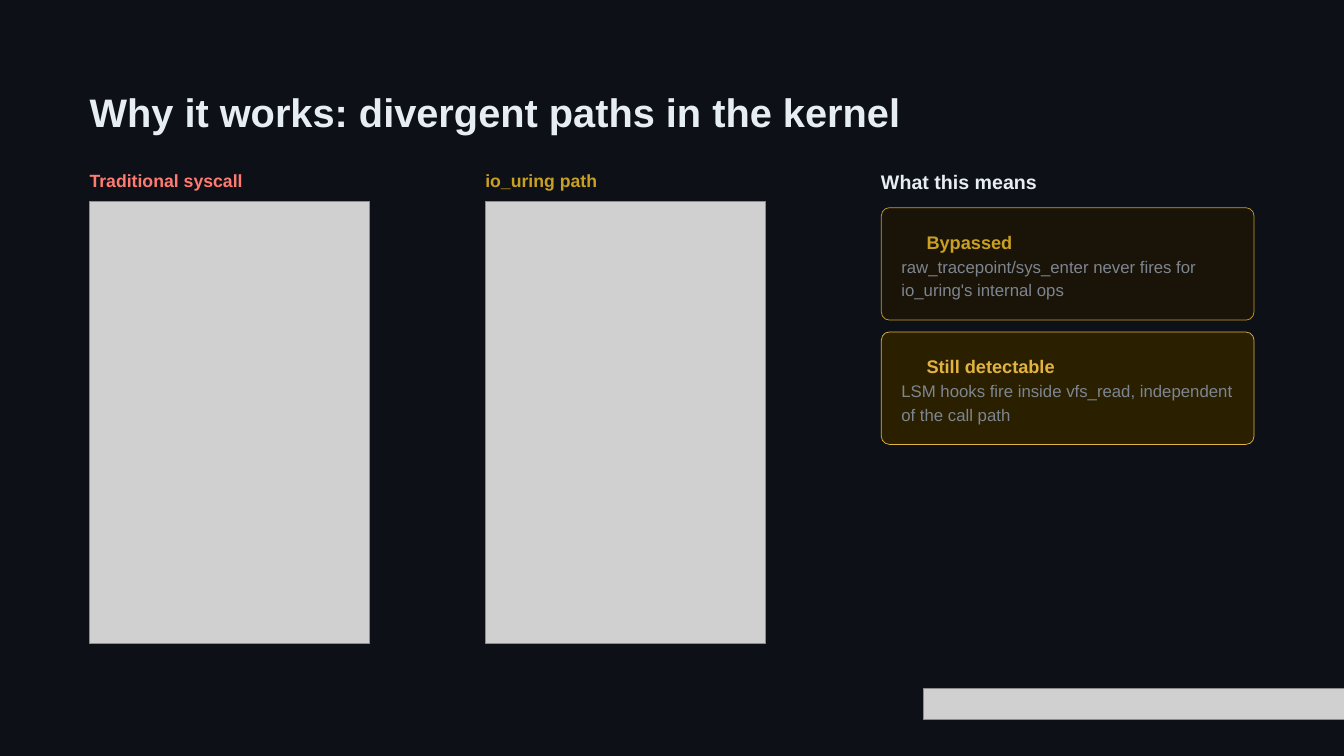
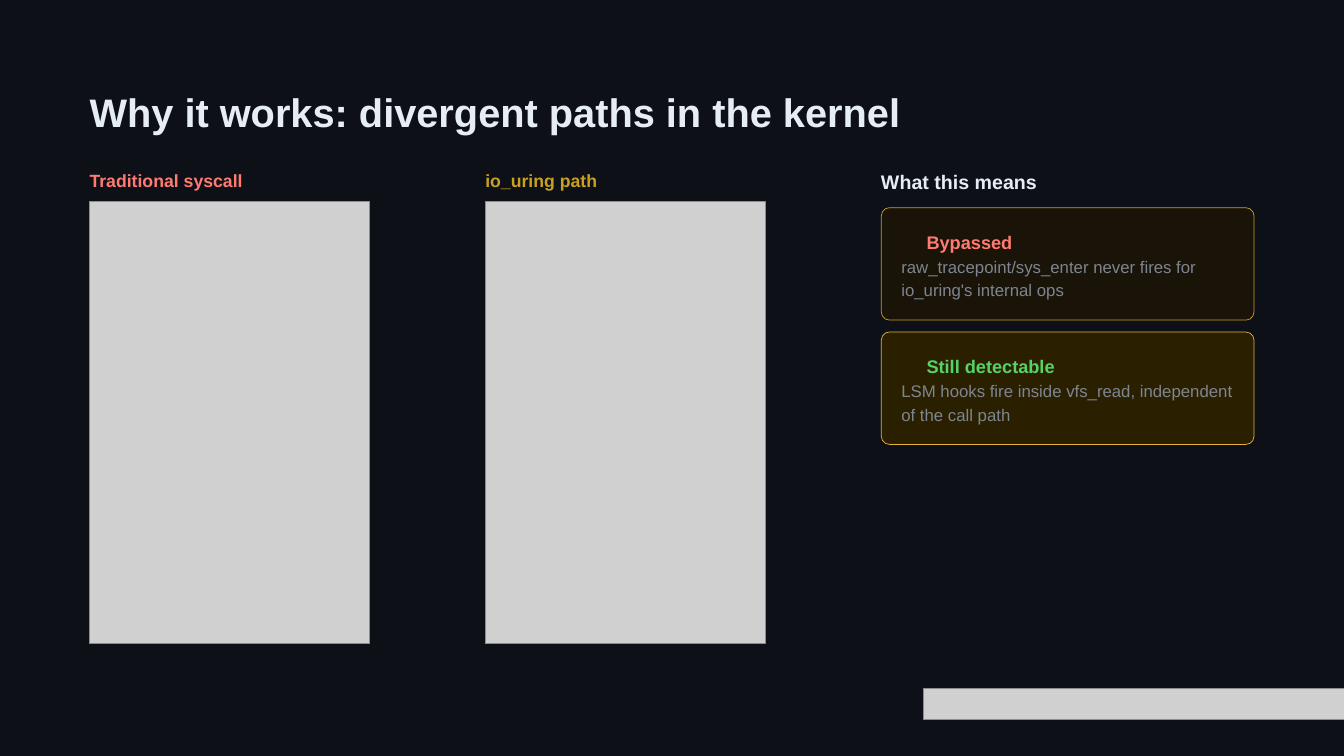
Before and after one commit to maycon/I-OWN-URING, a slide deck: slide 12 of talk/What EDRs Don't See - Syscall-less Shellcode via io_uring.pptx. Drawn at 1344x756 pixels with LibreOffice and Linux fonts; fonts in the diff are those of the drawing; grey boxes stand for pictures; background and template pictures are left out. Boxes give left, top, right and bottom in pixels: in the first picture for what was removed or moved away, otherwise in the second. Text is boxed around its words. In the diff, an @@ line names an element or a change of style, - is before the commit and + after.

Commit message:
talk: S12 outcome icons follow the deck's own red/green convention
Both outcomes were gold (#C9A020 / #E3B341) — semantically opposite
results in the same color family, and inconsistent with the S19
detection matrix, which already colors bypassed red (#FF7B72) and
detected green (#56D364). S12 now speaks the same language:

- Bypassed: circle-xmark in #FF7B72 (your sensor is blind here)
- Still detectable: circle-check in #56D364 (covered here)

Icons and labels recolored to the exact S19 hexes; antonym icon pair,
palette fully in-family. Pixel-verified: #FF7B72 ink in icon slot 1
and label, #56D364 in slot 2 and label.

```diff
--- a/talk/What EDRs Don't See - Syscall-less Shellcode via io_uring.pptx
+++ b/talk/What EDRs Don't See - Syscall-less Shellcode via io_uring.pptx
@@ text "Bypassed" at (927, 235, 1013, 253): text colour #C9A020 to #FF7B72 @@
@@ text "Still detectable" at (927, 360, 1055, 373): text colour #E3B341 to #56D364 @@
```
